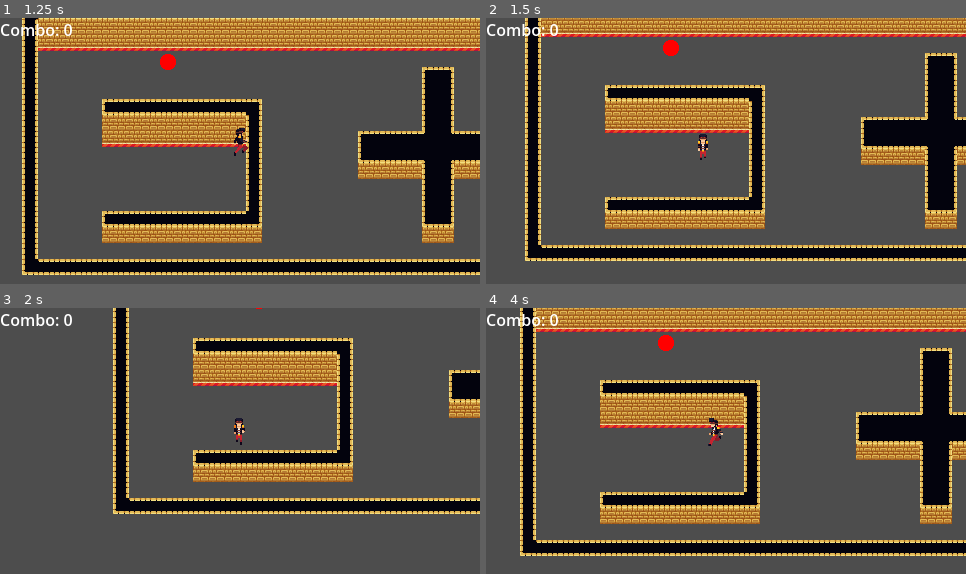
Above: before the commit, frames 1-4 (two rows, left to right).
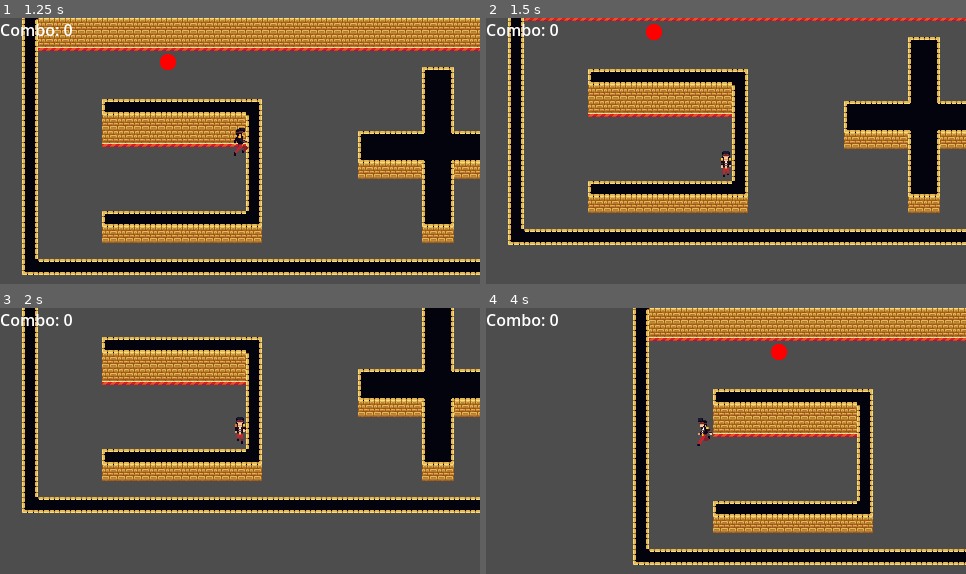
Above: after the commit, the same moments.

Repository: Kapcpa/gmtk-gamejam-2026
Game: Godot game, scene res://scenes/level0.tscn
Two runs of this game, one before a commit and one after it. Both use one fixed random seed, a clock stepped at 60 frames per second and the inputs below.
Inputs (mouse positions are in pixels of both pictures, inside the frame that each line leads up to):
- Up to frame 1 (1.25 s): tap Enter at 0.5 s; move the mouse to (345, 140) at 0.52 s; hold D (right) from 0.53 s (still down); click (345, 140) at 0.6 s; tap Space (dash) at 0.8 s
- Up to frame 2 (1.5 s): move the mouse to (630, 166) at 1.27 s; release D (right) at 1.28 s; hold S (down) from 1.28 s (still down); tap Space (dash) at 1.35 s
- Up to frame 3 (2 s): keep holding S (down); right-click (144, 456) at 1.55 s
- Up to frame 4 (4 s): move the mouse to (774, 382) at 2.02 s; release S (down) at 2.03 s; hold D (right) 2.03-2.78 s; right-click (774, 382) at 2.1 s; click (774, 382) at 2.3 s; move the mouse to (702, 496) at 2.77 s; hold W (up) 2.78-3.53 s; click (702, 496) at 2.85 s; tap Space (dash) at 3.05, 3.6 s; move the mouse to (870, 483) at 3.52 s; hold A (left) from 3.53 s (still down); right-click (870, 483) at 3.8 s

Frame 1 is identical in both runs. In frame 2, 46% of the frame differs, in the area x 4-100%, y 0-92%; in frame 3, 29%; in frame 4, 46%.

Commit message:
Dash changes

Diff:
--- a/scripts/enemy.gd
+++ b/scripts/enemy.gd
@@ -26,6 +26,7 @@
 
 var knockback: Vector2 = Vector2.ZERO
 var attack_timer: float = 0.0
+var attack_cooldown: float = 0.0
 
 var pathfinding_grid: AStarGrid2D
 var path: PackedVector2Array
@@ -72,7 +73,8 @@
 	move_and_slide()
 
 func _state_idle(_delta: float) -> void:
-	if player in attack_trigger.get_overlapping_bodies():
+	attack_cooldown -= _delta
+	if player in attack_trigger.get_overlapping_bodies() and attack_cooldown <= 0.0:
 		_start_attacking()
 		return
 
@@ -88,7 +90,8 @@
 		return
 
 func _state_running(_delta: float) -> void:
-	if player in attack_trigger.get_overlapping_bodies():
+	attack_cooldown -= _delta
+	if player in attack_trigger.get_overlapping_bodies() and attack_cooldown <= 0.0:
 		_start_attacking()
 		return
 
@@ -108,6 +111,7 @@
 
 func _start_attacking() -> void:
 	attack_timer = 0.25
+	attack_cooldown = 0.5
 
 	var direction = global_position.direction_to(player.global_position)
 	velocity = direction.normalized() * ATTACK_SPEED
@@ -122,6 +126,7 @@
 		player.take_damage(direction * ATTACK_FORCE)
 
 	attack_timer -= _delta
+	attack_cooldown -= _delta
 	if attack_timer <= 0.0:
 		_change_state(State.IDLE)
 
--- a/scripts/player.gd
+++ b/scripts/player.gd
@@ -130,34 +130,31 @@
 	if Input.is_action_just_pressed("throw"):
 		_kunai_throw()
 		return
+
+func _state_running(_delta: float) -> void:
+	var direction = Input.get_vector("left", "right", "up", "down")
+
+	_animate(direction, "run")
+
+	if direction:
+		velocity = direction * SPEED
+	else:
+		_change_state(State.IDLE)
+
+	if Input.is_action_just_pressed("attack"):
+		_start_attacking()
+		return
+	if Input.is_action_just_pressed("throw"):
+		_kunai_throw()
+		return
 	if Input.is_action_just_pressed("dash"):
 		dash_timer = DASH_TIME
 		_change_state(State.DASHING)
 
-func _state_running(_delta: float) -> void:
-	var direction = Input.get_vector("left", "right", "up", "down")
-
-	_animate(direction, "run")
-
-	if direction:
-		velocity = direction * SPEED
-	else:
-		_change_state(State.IDLE)
-
-	if Input.is_action_just_pressed("attack"):
-		_start_attacking()
-		return
-	if Input.is_action_just_pressed("throw"):
-		_kunai_throw()
-		return
-	if Input.is_action_just_pressed("dash"):
-		dash_timer = DASH_TIME
-		_change_state(State.DASHING)
-
 func _state_dashing(_delta: float) -> void:
 	collision_layer = 0
 	dash_timer -= _delta
-	var dash_direction = to_local(get_global_mouse_position()).normalized()
+	var dash_direction = velocity.normalized()
 	velocity = dash_direction * DASH_VELOCITY
 	if dash_timer <= 0.0:
 		collision_layer = 2
